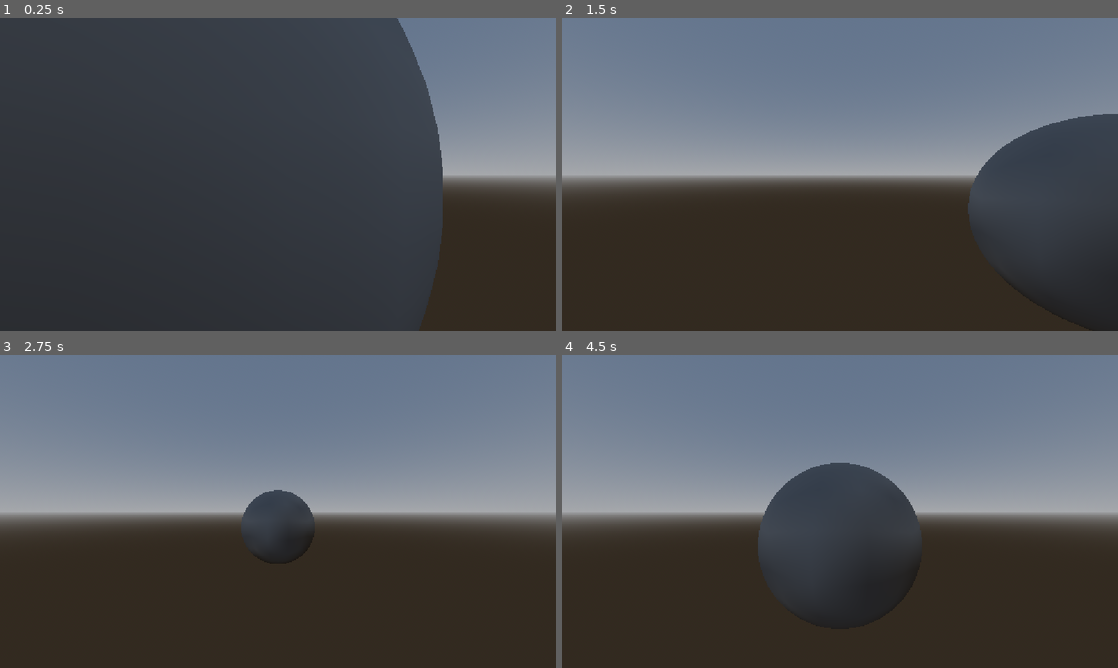
Above: before the commit, frames 1-4 (two rows, left to right).
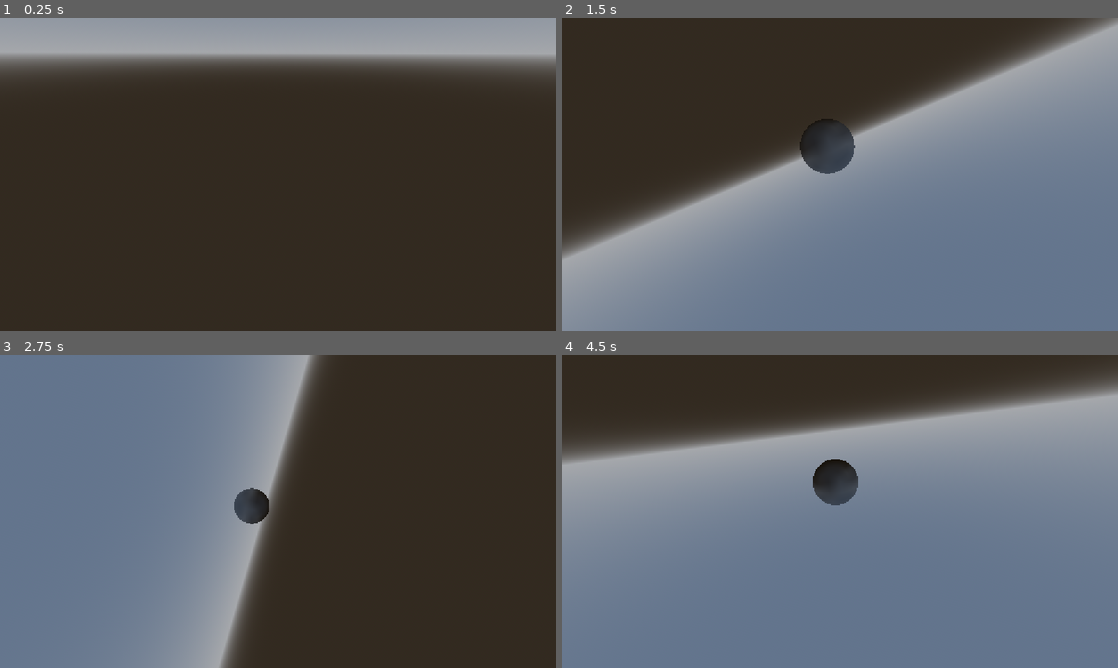
Above: after the commit, the same moments.

Repository: EJC300/Space-Template
Game: Godot game, scene res://scenes/test.tscn
Same seed, same stepped clock (60 frames per second), same inputs: the game is played once before the commit and once after it. The project has no main scene, so this scene is started directly.
Inputs (mouse positions are in pixels of both pictures, inside the frame that each line leads up to):
- Up to frame 1 (0.25 s): no input
- Up to frame 2 (1.5 s): move the mouse to (962, 158) at 0.52 s; hold E (roll_right) 0.53-1.28 s; tap Z (lower) at 0.6 s; move the mouse to (728, 190) at 1.27 s; hold S (throttle_down) from 1.28 s (still down); tap X (raise) at 1.35 s
- Up to frame 3 (2.75 s): move the mouse to (333, 442) at 2.02 s; release S (throttle_down) at 2.03 s; hold E (roll_right) from 2.03 s (still down); tap Z (lower) at 2.1 s
- Up to frame 4 (4.5 s): move the mouse to (812, 574) at 2.77 s; release E (roll_right) at 2.78 s; hold W (throttle_up) 2.78-3.53 s; tap X (raise) at 2.85, 4.35 s; move the mouse to (1006, 558) at 3.52 s; hold Q (roll_left) from 3.53 s (still down); tap Z (lower) at 3.6 s; move the mouse to (673, 464) at 4.27 s

The runs differ from the first frame. In frame 1, 72% of the frame differs, in the area x 0-100%, y 0-100%; in frame 2, 92%; in frame 3, 59%; in frame 4, 87%.

Commit message:
working on mouse input for demo ship

Diff:
--- a/space-flight-template/resources/test_ship.tres
+++ b/space-flight-template/resources/test_ship.tres
@@ -11,6 +11,7 @@
 thrust_reverse = 40.0
 thrust_strafe = 5.0
 thrust_vertical = 5.0
-max_speed = 100.0
+thrust_roll = 4.0
+max_speed = 4.0
 max_angular_speed = 100.0
 metadata/_custom_type_script = "uid://d3lvlgcryj7ru"
--- a/space-flight-template/scenes/test.tscn
+++ b/space-flight-template/scenes/test.tscn
@@ -43,11 +43,12 @@
 metadata/_custom_type_script = "uid://bwsu3f4setc7i"
 
 [node name="chase_camera" type="Camera3D" parent="." unique_id=891074309 node_paths=PackedStringArray("target")]
-transform = Transform3D(-1, 0, 8.742278e-08, 0, 1, 0, -8.742278e-08, 0, -1, 0, 0, -0.91919863)
+transform = Transform3D(1, 0, 0, 0, 1, 0, 0, 0, 1, 0, 0, -0.91919863)
 environment = SubResource("Environment_bl13t")
 script = ExtResource("1_errlg")
 target = NodePath("../TestBugaSphere")
-max_follow_distance = 2.0
-follow_height = 0.2
-max_target_speed = 120.0
+look_speed = 45.0
+max_follow_distance = 4.0
+follow_height = 1.2
+max_target_speed = 40.0
 metadata/_custom_type_script = "uid://di16pcml4yljd"
--- a/space-flight-template/ship_scripts/player_ship_controller.gd
+++ b/space-flight-template/ship_scripts/player_ship_controller.gd
@@ -7,20 +7,35 @@
 var radial_thrust_direction : Vector3
 var inputVector : Vector3
 var inputRadialVector : Vector3
+var previous_angular_velocity : Vector3
+var angular_velocity_error : Vector3
 
 func _ready() -> void:
 	linear_damp_mode = RigidBody3D.DAMP_MODE_REPLACE
+	angular_damp_mode = RigidBody3D.DAMP_MODE_REPLACE
 	linear_damp = 0.0
+	angular_damp = 0.0
+
+func get_mouse_position():
+	var mouse_pos = get_viewport().get_mouse_position()
+	var center_screen = Vector3(get_viewport().get_visible_rect().size.x,get_viewport().get_visible_rect().size.y,100.0) * 0.5
+	var world_mouse_pos = Vector3(mouse_pos.x,mouse_pos.y,0.0) - center_screen
+	world_mouse_pos.z = 1000
+	world_mouse_pos.x /= get_viewport().get_visible_rect().size.x
+	world_mouse_pos.y /= get_viewport().get_visible_rect().size.y
+	world_mouse_pos= global_transform.translated(world_mouse_pos).origin
+	return  world_mouse_pos
+
 
 func flight_assist(state :  PhysicsDirectBodyState3D):
 	var velocity = state.linear_velocity
 	var speed = velocity.length()/data.max_speed
-	print(velocity.length())
 	var damped_velocity = velocity.normalized() * speed * data.max_speed
 	thrust.add_thrust(self,-damped_velocity)
 
 func apply_thrust():
 	thrust_direction = inputVector
+
 	thrust_direction.x *= data.thrust_strafe
 	thrust_direction.y *= data.thrust_vertical
 
@@ -29,16 +44,30 @@
 	elif inputVector.z < 0.0:
 		thrust_direction.z *= data.thrust_reverse
 	thrust.add_thrust(self,thrust_direction)
+
 func input_thrust():
 	inputVector.z = Input.get_axis("throttle_down","throttle_up")
 	inputVector.x = Input.get_axis("strafe_left","strafe_right")
 	inputVector.y = Input.get_axis("lower","raise")
-func input_radial_thrust():
-	pass
+	inputRadialVector.z = Input.get_axis("roll_left","roll_right") * data.thrust_roll
+	radial_thrust_direction = inputRadialVector
+	radial_thrust_direction.x = (get_mouse_position()).y
+	radial_thrust_direction.y = (get_mouse_position()).x
+func apply_radial_thrust():
+
+
+
+
+	angular_velocity_error =  radial_thrust_direction - previous_angular_velocity
+	self.apply_torque(angular_velocity_error * 0.5)
+	previous_angular_velocity = self.angular_velocity
+
+
 func _process(_delta: float) -> void:
 	input_thrust()
 func _physics_process(_delta: float) -> void:
 	apply_thrust()
+	apply_radial_thrust()
 
 func _integrate_forces(state: PhysicsDirectBodyState3D) -> void:
 	flight_assist(state)
--- a/space-flight-template/ship_scripts/ship_type.gd
+++ b/space-flight-template/ship_scripts/ship_type.gd
@@ -16,5 +16,6 @@
 @export var thrust_reverse : float
 @export var thrust_strafe : float
 @export var thrust_vertical : float
+@export var thrust_roll : float
 @export var max_speed : float
 @export var max_angular_speed : float
--- a/space-flight-template/systems/chase_camera.gd
+++ b/space-flight-template/systems/chase_camera.gd
@@ -4,6 +4,7 @@
 class_name ChaseCamera
 
 @export var target : Node3D
+@export var look_speed : float
 @export var max_follow_distance : float
 #set follow_height to 0 or less than the height of a cockpit
 @export var follow_height : float
@@ -13,25 +14,28 @@
 var current_transform : Transform3D
 
 func _ready() -> void:
-	offset = Vector3(0.0,follow_height,max_follow_distance)
+	pass
 
 func chase_target(dt : float):
-	var xform = target.transform.translated_local(offset)
+	offset = Vector3(0.0,follow_height,max_follow_distance)
+	offset.y += target.linear_velocity.y
+
+	var xform = target.transform.translated_local(offset + target.basis.z)
 	var speed = target.linear_velocity.length()
 	speed = clampf(speed,0.5,max_target_speed)
+
 	current_transform = global_transform.interpolate_with(xform, speed * dt)
+
 	global_transform = current_transform.orthonormalized()
 
 
 func look_target(dt : float):
-	var angular_speed = deg_to_rad( target.linear_velocity.length() / 4.0)
-	angular_speed = rad_to_deg( min(angular_speed,max_target_speed * 0.5))
-	angular_speed = min(angular_speed,0.0)
+
 	var direction = (target.global_position  - global_position).normalized()
-	var point = transform.translated_local(target.basis.z * 10).origin
-	var current_rotation = Quaternion(-target.basis.z,Vector3(direction.x,direction.y,0.0) + point)
-	var new_rotation = transform.basis.slerp(current_rotation,angular_speed* dt)
-	transform.basis = new_rotation.orthonormalized()
+	direction.y += target.linear_velocity.y
+	var current_rotation =  Basis.looking_at(direction,target.transform.basis.y)
+	var new_rotation = current_rotation
+	global_transform.basis = global_transform.basis.slerp( new_rotation,look_speed * dt)
 
 func _physics_process(delta: float) -> void:
 	chase_target(delta)
